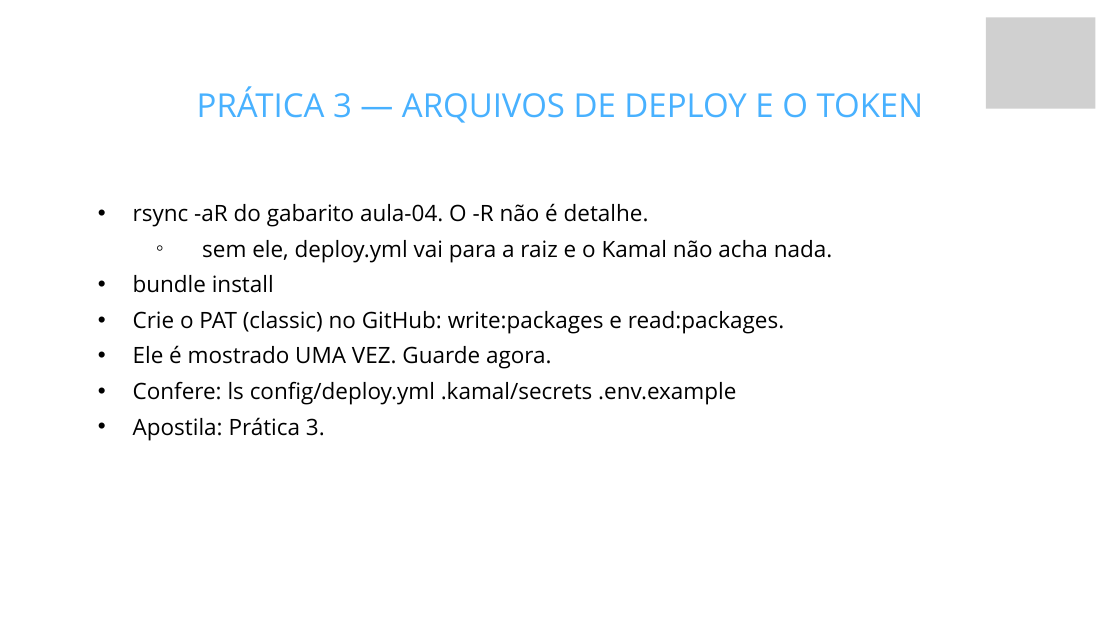
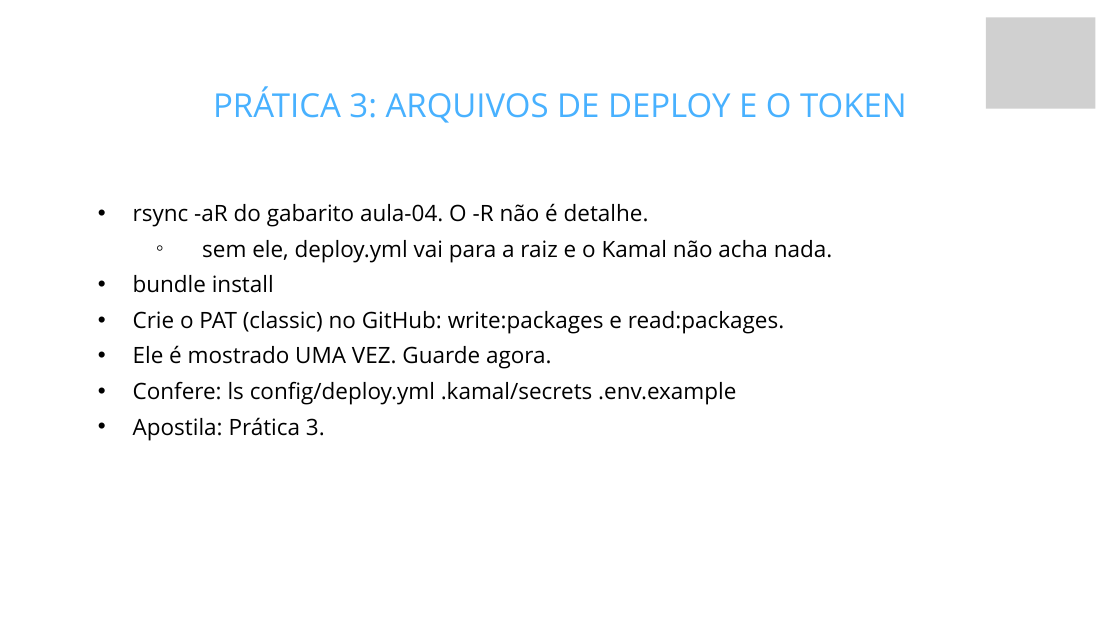
Before and after one commit to fabriciosiqueira08/capacitacao-gabarito, a slide deck: slide 35 of slides/build/aula-04-servidor-docker-kamal-e-deploy.pptx. Drawn at 1120x630 pixels with LibreOffice and Linux fonts; fonts in the diff are those of the drawing; grey boxes stand for pictures; background and template pictures are left out. Boxes give left, top, right and bottom in pixels: in the first picture for what was removed or moved away, otherwise in the second. Text is boxed around its words. In the diff, an @@ line names an element or a change of style, - is before the commit and + after.

Commit message:
Tira o tempo das apostilas e reduz os travessões
A apostila é do aluno. Estimativa de tempo é decisão de quem conduz, e na mão
do aluno ela só vira pressão: quem levar 25 minutos numa prática de 15 conclui
que está atrasado, quando não está. Os tempos continuam nos roteiros, que são
onde eles servem para alguma coisa.

- Saem as 32 marcações "~N minutos" das práticas e o "Duração: ~3h" do
  cabeçalho das quatro apostilas. Onde a linha tinha conteúdo além do tempo,
  o conteúdo ficou.
- Ficam as menções de tempo que são do produto, não do cronograma: o TTL de 15
  minutos do código OTP, e o "se travou por dez minutos, pergunte".

E os travessões, que estavam virando um tique: 311 em prosa nos documentos do
aluno, agora 51 — e o que sobrou está em comentário de código e em célula de
tabela "não se aplica", onde é legítimo.

A conversão foi caso a caso: coordenação virou vírgula, explicação virou
dois-pontos ou ponto, e aposto duplo virou parêntese. Depois uma revisão manual
tirou o excesso de dois-pontos que a conversão criou, e ajustou a pontuação dos
parênteses novos.

Títulos passam a usar dois-pontos (90 títulos e 30 títulos de slide), e os
roteiros usam ponto médio nos blocos com relógio, porque "### 00:00: Retomada"
tinha dois-pontos demais. Isso também corrige uma inconsistência que eu tinha
introduzido: os slides de prática vinham com travessão no título, contrariando
a decisão anterior de tirá-los do deck.

```diff
--- a/slides/build/aula-04-servidor-docker-kamal-e-deploy.pptx
+++ b/slides/build/aula-04-servidor-docker-kamal-e-deploy.pptx
@@ text at <box>213,86,907,123</box>: text changed @@
-PRÁTICA 3 — ARQUIVOS DE DEPLOY E O TOKEN
+PRÁTICA 3: ARQUIVOS DE DEPLOY E O TOKEN
```
Also in this commit, not shown: 9 other slides changed, 55 other files.
